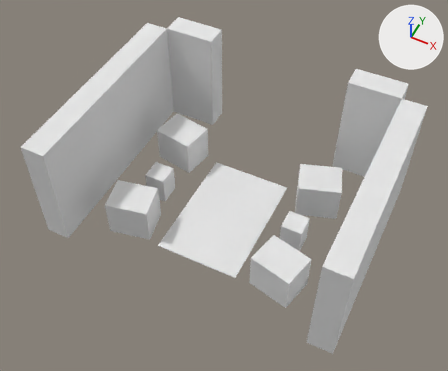
A saved change to the Blender file Scenes/GothicLibrary.blend.
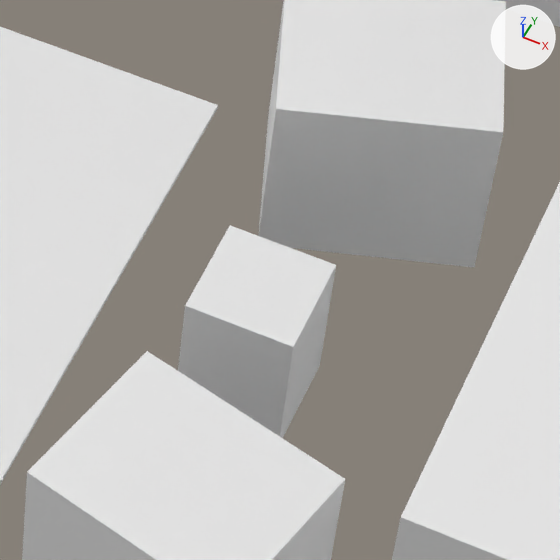
The first picture shows the older version from a 50 mm lens placed at (16.9, -34.1, 47.0), pointed at (-0.3, 0.3, 4.1). The close-ups show both versions on the part from 55% to 79% of the width and 45% to 74% of the height of that picture; other places that the commit changed are outside them. Every picture has the same lights, and +X, +Y and +Z are marked at upper right.

In view in the first close-up: 'Bookshelf-110x23x50.002', 'Bookshelf-110x23x50.003', 'Bookshelf-110x23x50.004', 'Chair.002', 'Chair.003', 'Floor Rug', 'Table.001'.
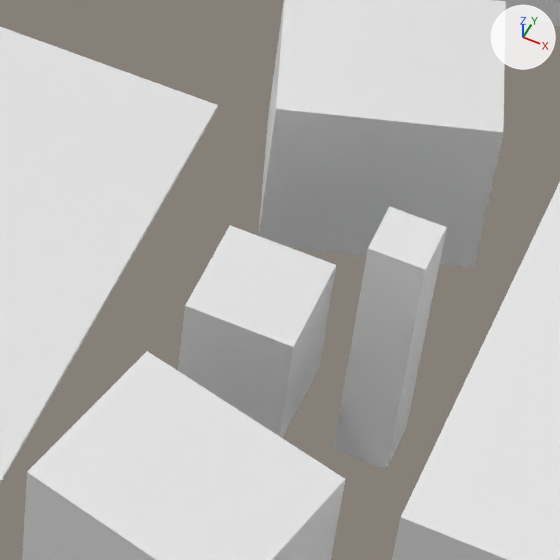
Pixel boxes [x1, y1, x2, y2] of what changed, in the close-ups (560 x 560 px):
```json
{"object": "FloorLamp-56x10x10.001", "change": "added", "after": [333, 207, 447, 469]}
```

Edits to the scene script, one JSON object a line:
```json
{"op": "add", "block": "mat_material_002", "code": ["mat_material_002 = diffuse_material('Material.002')", "mat_material_002.base_color = (0.8, 0.8, 0.8)  # white #e7e7e7"]}
{"op": "add", "block": "me_cube_007", "code": ["me_cube_007 = bpy.data.meshes.new('Cube.007')", "me_cube_007.from_pydata(...)  # a box spanning x -0.5..0.5, y -0.5..0.5, z 0.0..5.6", "me_cube_007.materials.append(mat_material_002)  # white #e7e7e7"]}
{"op": "add", "block": "ob_floorlamp_56x10x10_001", "code": ["ob_floorlamp_56x10x10_001 = bpy.data.objects.new('FloorLamp-56x10x10.001', me_cube_007)", "ob_floorlamp_56x10x10_001.parent = ob_floor_lamps", "ob_floorlamp_56x10x10_001.location = (9.418, 0.0, 0.0)"]}
{"op": "add", "block": "ob_floor_lamps", "code": ["ob_floor_lamps = bpy.data.objects.new('Floor Lamps', None)", "ob_floor_lamps.location = (0.0, 0.0, 0.0)"]}
```
